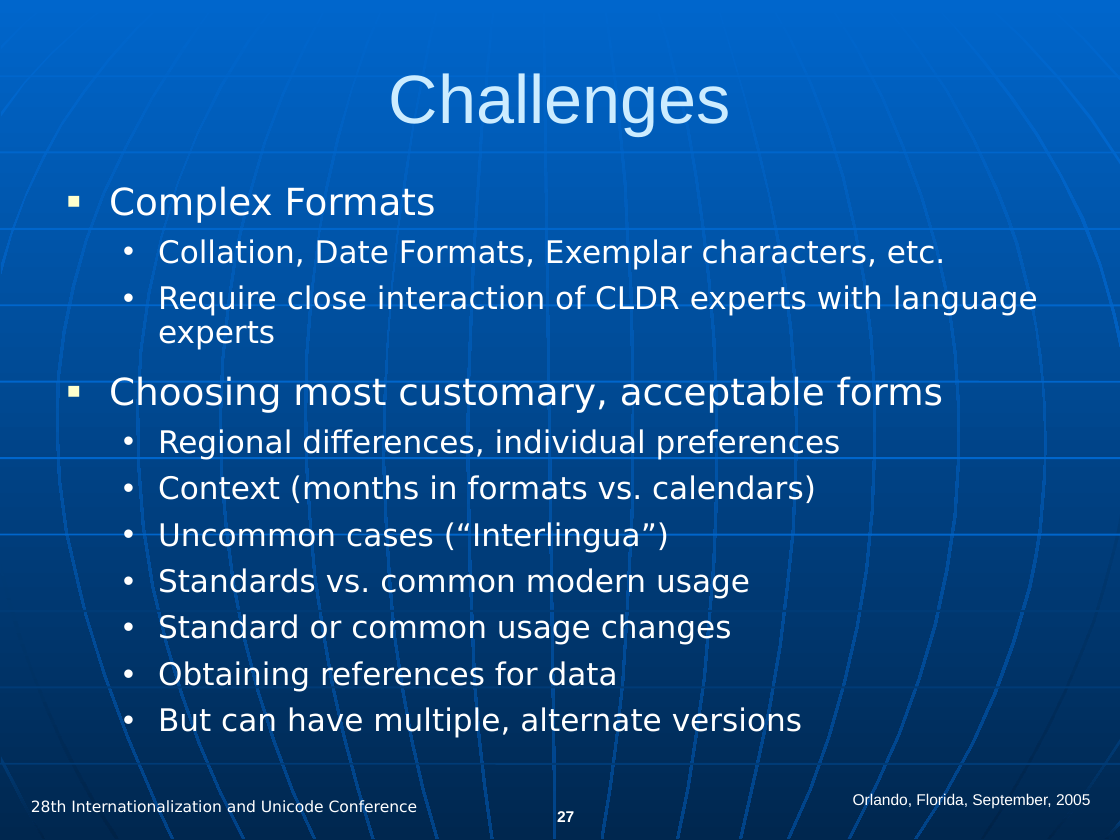
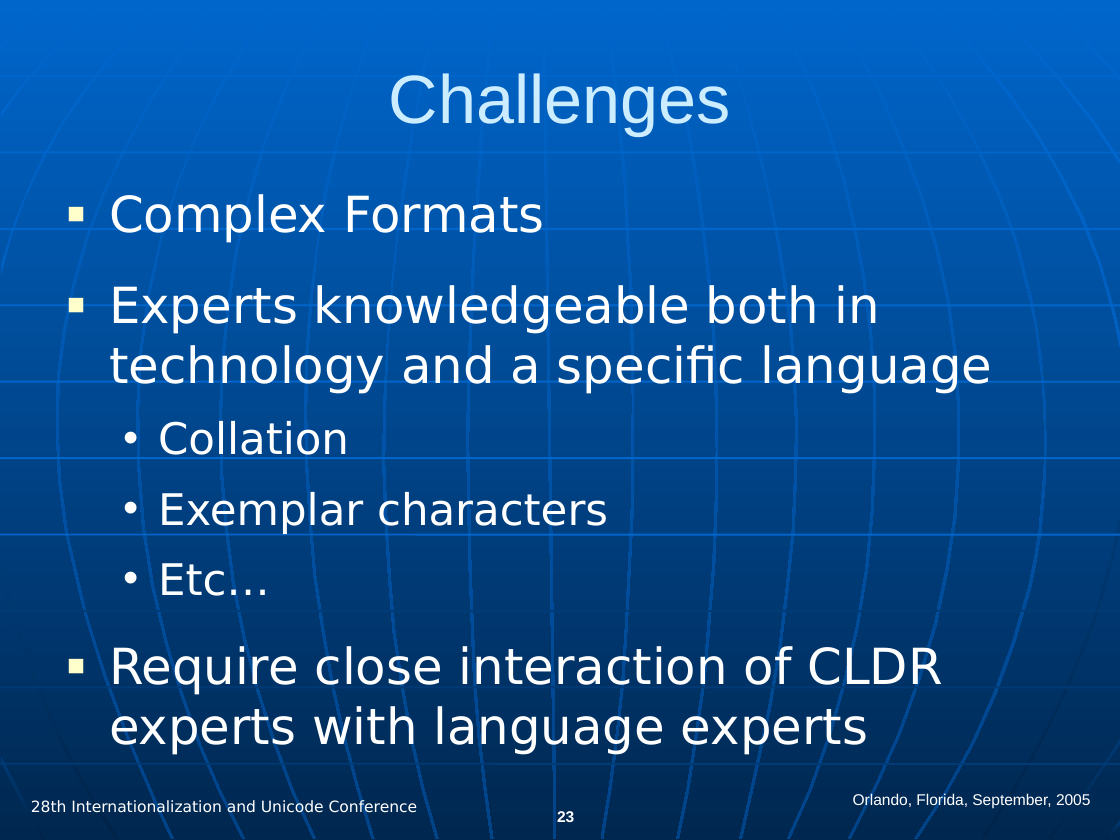
Before and after one commit to hanikesn/cldr, a slide deck: slide 23 of docs/presentations/cldr_overview.ppt (slide 27 before the commit). Drawn at 1120x840 pixels with LibreOffice and Linux fonts; fonts in the diff are those of the drawing. Boxes give left, top, right and bottom in pixels: in the first picture for what was removed or moved away, otherwise in the second. Text is boxed around its words. In the diff, an @@ line names an element or a change of style, - is before the commit and + after.

```diff
--- a/docs/presentations/cldr_overview.ppt
+++ b/docs/presentations/cldr_overview.ppt
@@ text at [109, 194, 942, 756]: size 24 to 32 pt in "Complex Formats"; size 20 to 32 pt in "Require close interaction of CLDR experts with ..."; line spacing 0.9 to 1; more space between paragraphs; bullet • to ■; list level 2 to 1 in "Require close interaction of CLDR ..."; bullet colour #FFFFFF to #FFFFCC @@
@@ text at [109, 285, 993, 602]: text changed; size 20 to 32 pt @@
-  • Collation, Date Formats, Exemplar characters, etc.
+■ Experts knowledgeable both in technology and a specific language
+  • Collation
+  • Exemplar characters
+  • Etc…
@@ text at [109, 376, 943, 738]: paragraphs removed @@
-■ Choosing most customary, acceptable forms
-  • Regional differences, individual preferences
-  • Context (months in formats vs. calendars)
-  • Uncommon cases (“Interlingua”)
-  • Standards vs. common modern usage
-  • Standard or common usage changes
-  • Obtaining references for data
-  • But can have multiple, alternate versions
@@ page number at [557, 811, 574, 822]: text changed @@
-27
+23
```
Also in this commit, not shown: 15 other slides changed, 2 slides added, 6 slides removed.
